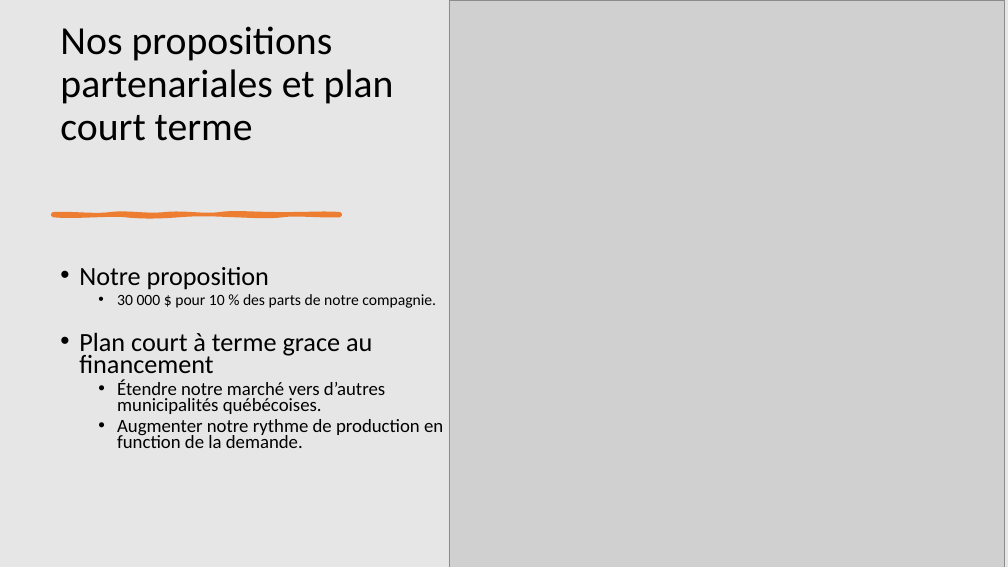
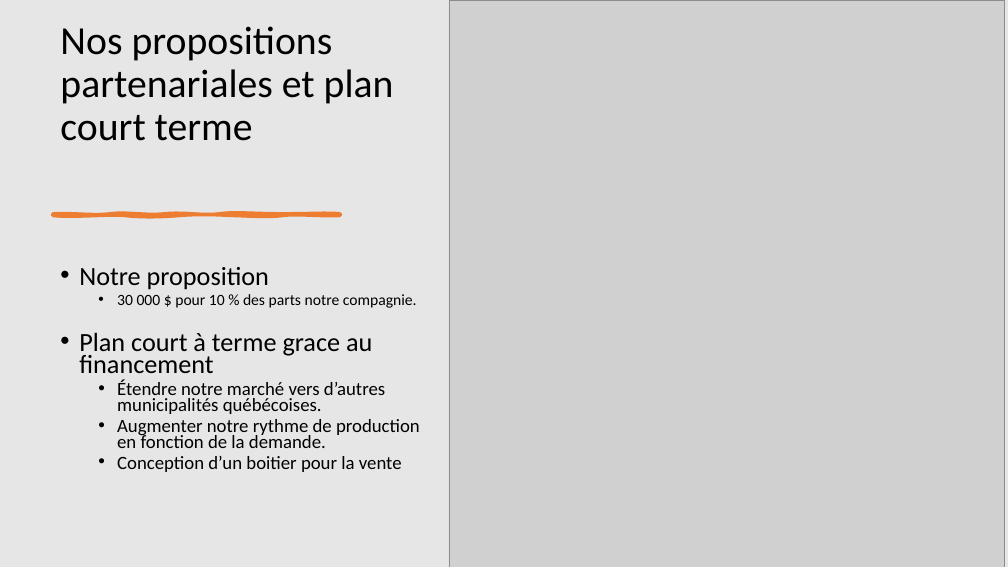
Before and after one commit to robaxx49/TP3_AMOC_KCarufel_JAudet, a slide deck: slide 8 of doc/presentation_TP3_AMOC.pptx (slide 7 before the commit). Drawn at 1008x567 pixels with LibreOffice and Linux fonts; fonts in the diff are those of the drawing; grey boxes stand for pictures. Boxes give left, top, right and bottom in pixels: in the first picture for what was removed or moved away, otherwise in the second. Text is boxed around its words. In the diff, an @@ line names an element or a change of style, - is before the commit and + after.

Commit message:
update ppt presentation

```diff
--- a/doc/presentation_TP3_AMOC.pptx
+++ b/doc/presentation_TP3_AMOC.pptx
@@ text at <box>117,294,417,308</box>: text changed @@
-  • 30 000 $ pour 10 % des parts de notre compagnie.
+  • 30 000 $ pour 10 % des parts notre compagnie.
@@ text at <box>117,419,420,472</box>: text changed @@
-  • Augmenter notre rythme de production en function de la demande.
+  • Augmenter notre rythme de production en fonction de la demande.
+  • Conception d’un boitier pour la vente
```
Also in this commit, not shown: 3 other slides changed, 1 slide added.
